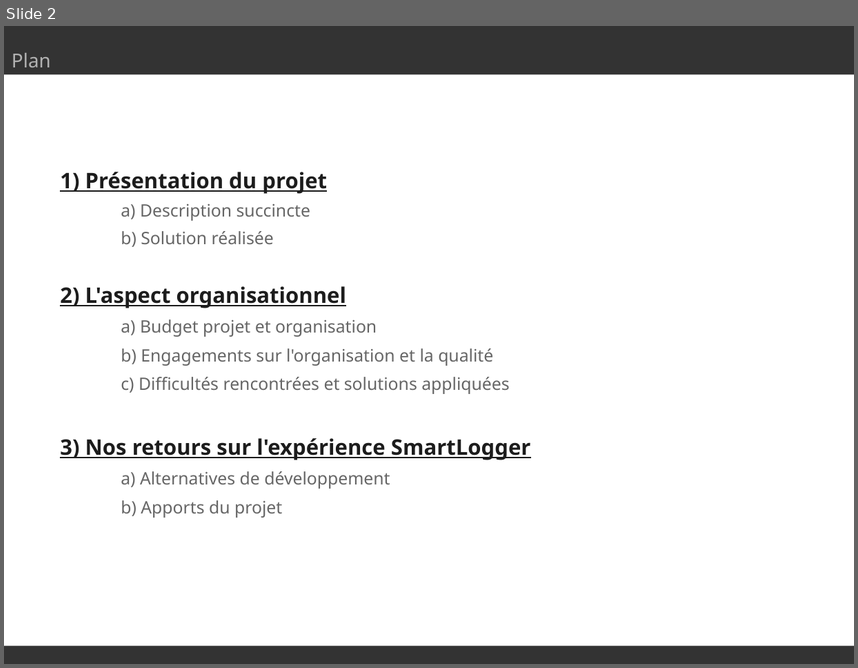
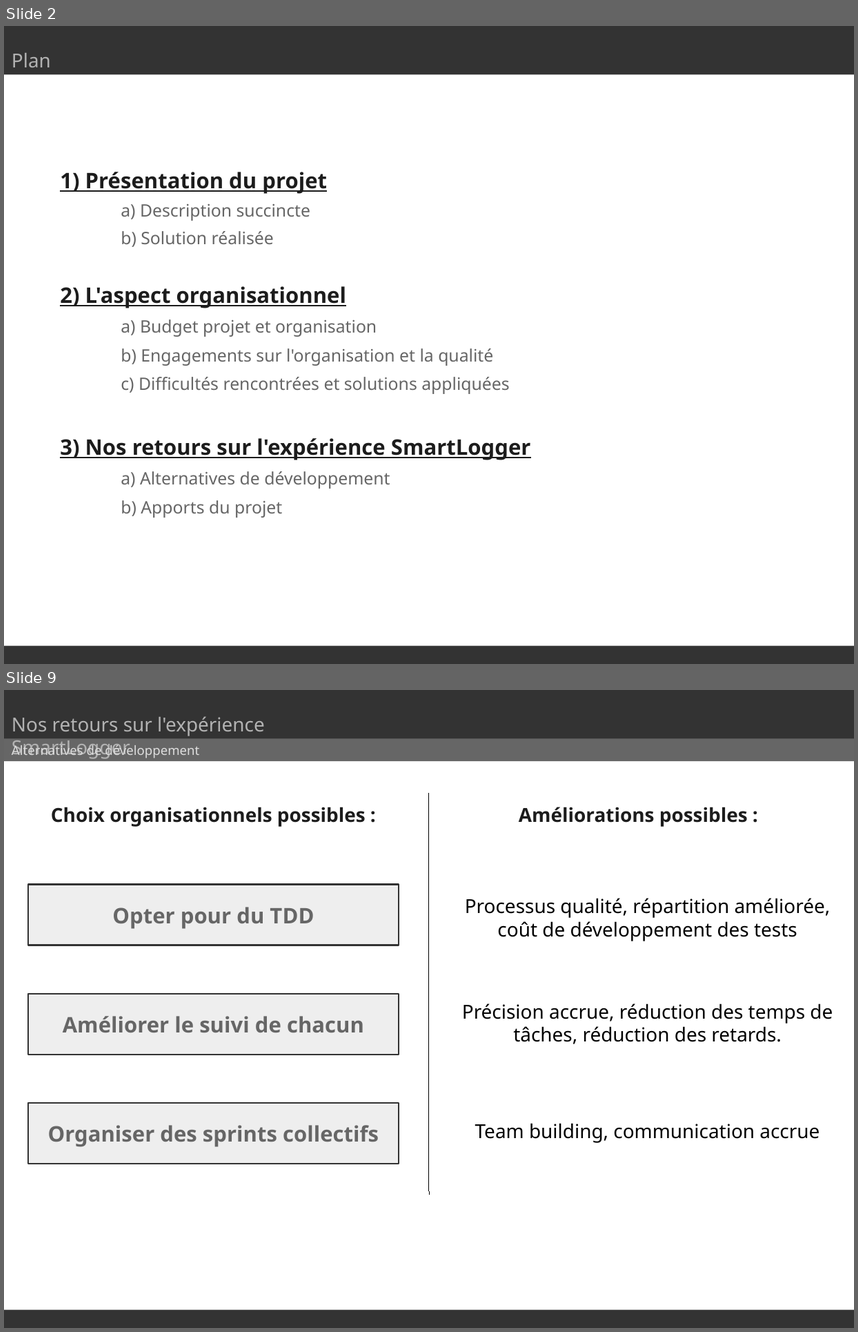
Before and after one commit to SmartLoggerManagement/SmartLogger, a slide deck: Soutenances/soutenance.odp. Shown one above the other, each under a label of ours: slide 2 before the commit, slides 2 and 9 after it; the slides between them are not shown. The pictures are 858x668 and 858x1332 pixels, drawn with LibreOffice and Linux fonts; fonts in the diff are those of the drawing. Boxes give left, top, right and bottom in pixels: in the first picture for what was removed or moved away, otherwise in the second. Text is boxed around its words. In the diff, an @@ line names an element or a change of style, - is before the commit and + after.

```diff
--- a/Soutenances/soutenance.odp
+++ b/Soutenances/soutenance.odp
@@ slide 9 added at [4,690,854,1328], background #FFFFFF @@
@@ rectangle added at [4,690,854,738], fill #333333 @@
@@ text added at [12,716,265,759], 18 pt, text #B2B2B2 @@
+Nos retours sur l'expérience SmartLogger
@@ rectangle added at [4,732,854,761], fill #666666 @@
@@ text added at [12,743,199,759], 12 pt, text #DDDDDD @@
+Alternatives de développement
@@ text added at [51,807,366,827], 18 pt, text #1C1C1C, bold @@
+Choix organisationnels possibles :
@@ line added from (429, 793) to (429, 1194), #000000 0 pt @@
@@ text added at [519,807,748,827], 18 pt, text #1C1C1C, bold @@
+Améliorations possibles :
@@ rectangle added at [28,885,398,945], fill #EEEEEE, outline #333333 1.42 pt, 20 pt, text #666666, bold @@
+Opter pour du TDD
@@ text added at [465,898,831,941], 18 pt, text #000000 @@
+Processus qualité, répartition améliorée, coût de développement des tests
@@ rectangle added at [28,994,398,1055], fill #EEEEEE, outline #333333 1.42 pt, 20 pt, text #666666, bold @@
+Améliorer le suivi de chacun
@@ text added at [462,1003,833,1044], 18 pt, text #000000 @@
+Précision accrue, réduction des temps de tâches, réduction des retards.
@@ rectangle added at [28,1103,398,1163], fill #EEEEEE, outline #333333 1.42 pt, 20 pt, text #666666, bold @@
+Organiser des sprints collectifs
@@ text added at [475,1123,820,1143], 18 pt, text #000000 @@
+Team building, communication accrue
@@ rectangle added at [4,1310,854,1328], fill #333333 @@
```
Also in this commit, not shown: 2 slides changed, 7 other slides added, 1 slide removed.
